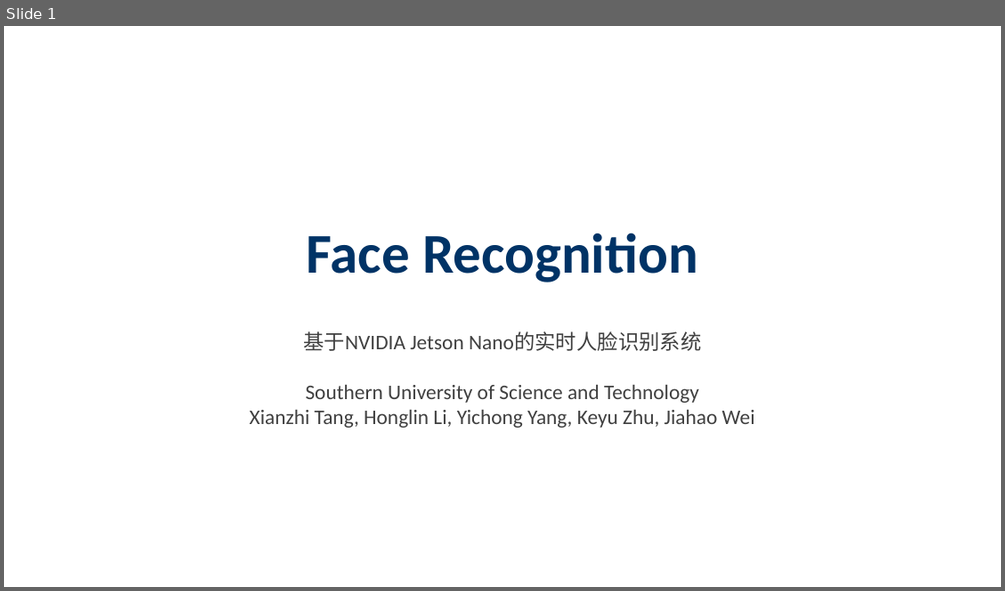
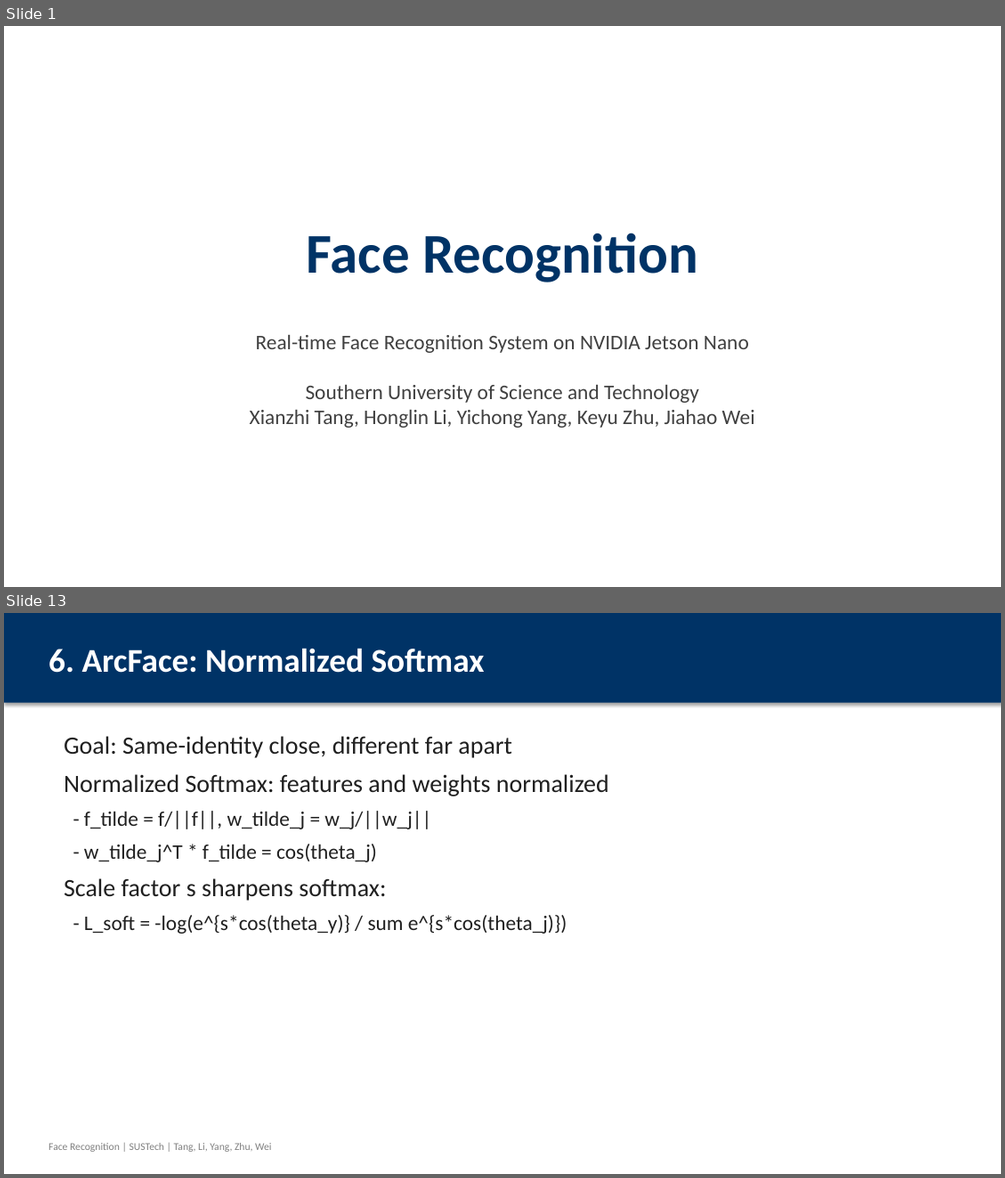
Before and after one commit to wuzhi456/Deep-learning-assignment3, a slide deck: Face_Recognition_Presentation.pptx. Shown one above the other, each under a label of ours: slide 1 before the commit, slides 1 and 13 after it; the slides between them are not shown. The pictures are 1005x591 and 1005x1178 pixels, drawn with LibreOffice and Linux fonts; fonts in the diff are those of the drawing. Boxes give left, top, right and bottom in pixels: in the first picture for what was removed or moved away, otherwise in the second. Text is boxed around its words. In the diff, an @@ line names an element or a change of style, - is before the commit and + after.

```diff
--- a/Face_Recognition_Presentation.pptx
+++ b/Face_Recognition_Presentation.pptx
@@ slide 13 added at bbox=[4, 613, 1001, 1174], background #FFFFFF @@
@@ rectangle added at bbox=[4, 613, 1001, 703], fill #003366 @@
@@ text added at bbox=[48, 648, 485, 673], 32 pt, text #FFFFFF, bold @@
+6. ArcFace: Normalized Softmax
@@ text added at bbox=[64, 736, 609, 933], 20 pt, text #202020 @@
+Goal: Same-identity close, different far apart
+Normalized Softmax: features and weights normalized
+- f_tilde = f/||f||, w_tilde_j = w_j/||w_j||
+- w_tilde_j^T * f_tilde = cos(theta_j)
+Scale factor s sharpens softmax:
+- L_soft = -log(e^{s*cos(theta_y)} / sum e^{s*cos(theta_j)})
@@ text added at bbox=[48, 1143, 271, 1151], 10 pt, text #808080 @@
+Face Recognition | SUSTech | Tang, Li, Yang, Zhu, Wei
@@ slide 1 changed as well @@
@@ text at bbox=[256, 335, 749, 353]: text changed @@
-基于NVIDIA Jetson Nano的实时人脸识别系统
+Real-time Face Recognition System on NVIDIA Jetson Nano
```
Also in this commit, not shown: 4 other slides changed, 15 other slides added, 10 slides removed.
